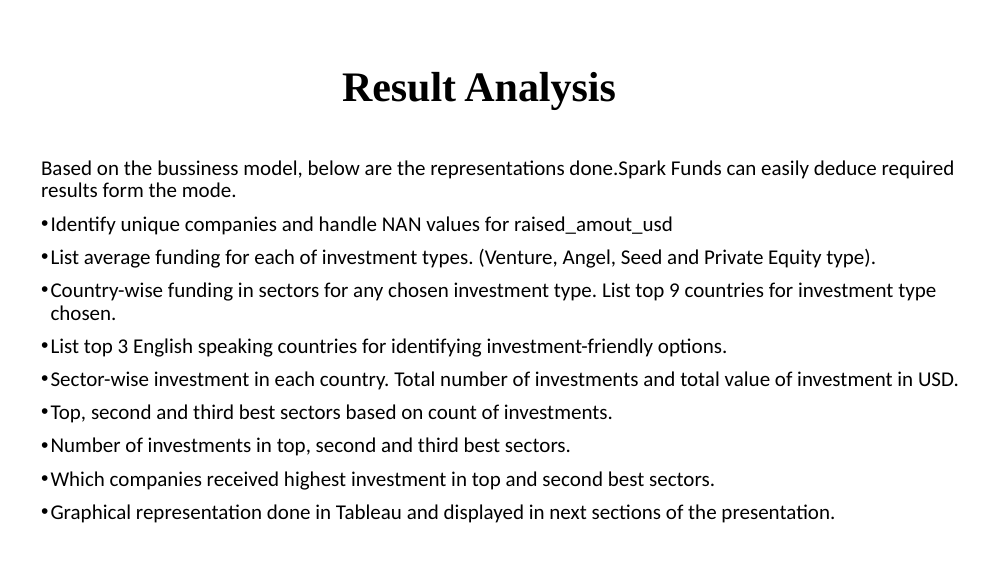
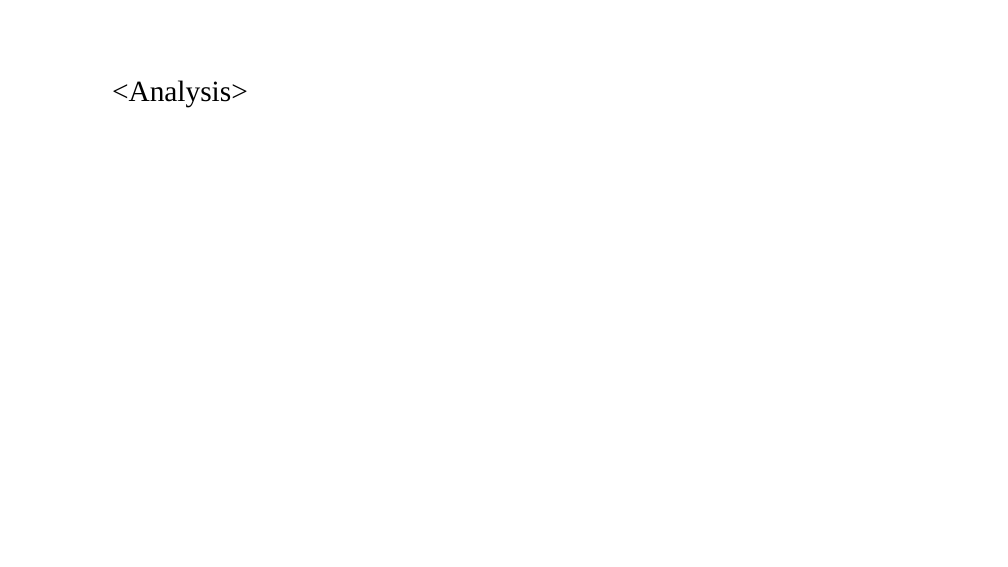
Before and after one commit to rakesgor/InvestmentGroupStudy, a slide deck: slide 6 of Spark Funds Presentation.pptx. Drawn at 1008x567 pixels with LibreOffice and Linux fonts; fonts in the diff are those of the drawing; background and template pictures are left out. Boxes give left, top, right and bottom in pixels: in the first picture for what was removed or moved away, otherwise in the second. Text is boxed around its words. In the diff, an @@ line names an element or a change of style, - is before the commit and + after.

```diff
--- a/Spark Funds Presentation.pptx
+++ b/Spark Funds Presentation.pptx
@@ title at (112, 80, 248, 108): text changed; size 40 to 28 pt; bold off @@
-Result Analysis
+<Analysis>
@@ text removed at (41, 160, 959, 523) @@
-Based on the bussiness model, below are the representations done.Spark Funds can easily deduce required results form the mode.
-• Identify unique companies and handle NAN values for raised_amout_usd
-• List average funding for each of investment types. (Venture, Angel, Seed and Private Equity type).
-• Country-wise funding in sectors for any chosen investment type. List top 9 countries for investment type chosen.
-• List top 3 English speaking countries for identifying investment-friendly options.
-• Sector-wise investment in each country. Total number of investments and total value of investment in USD.
-• Top, second and third best sectors based on count of investments.
-• Number of investments in top, second and third best sectors.
-• Which companies received highest investment in top and second best sectors.
-• Graphical representation done in Tableau and displayed in next sections of the presentation.
```
Also in this commit, not shown: 7 other slides changed, 2 slides added, 2 slides removed.
